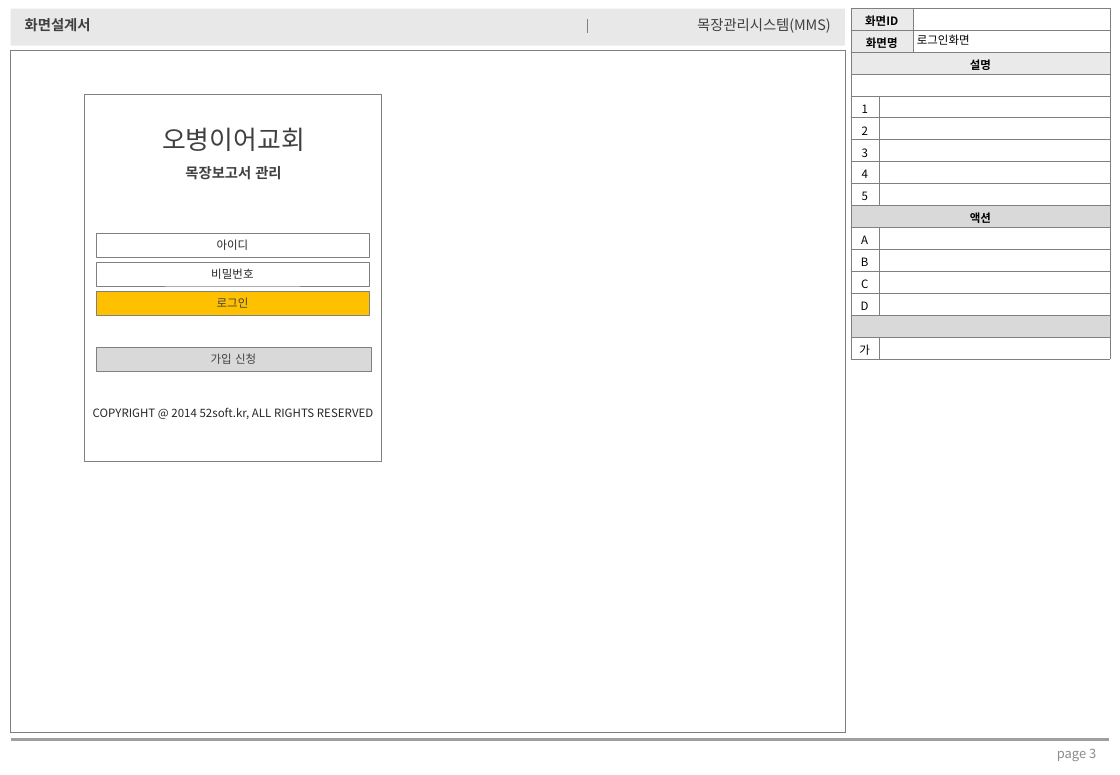
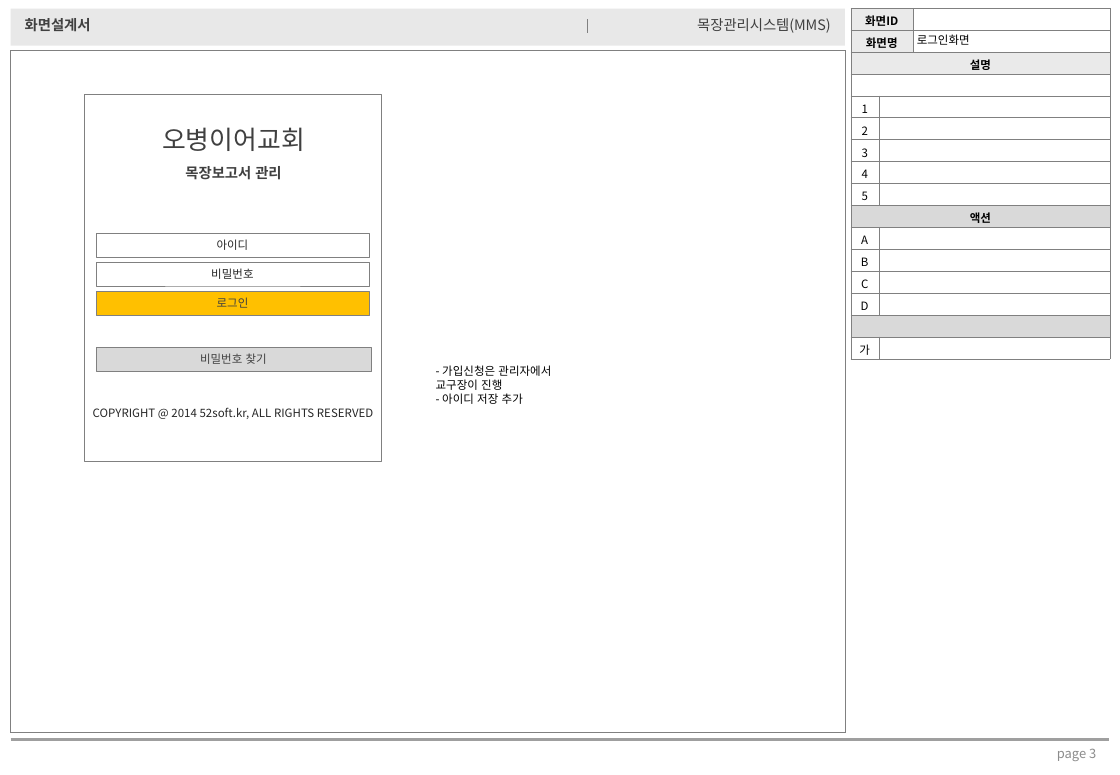
Before and after one commit to gusfot/oe-mokjang, a slide deck: slide 3 of doc/화면설계서_목장관리시스템.pptx. Drawn at 1120x775 pixels with LibreOffice and Linux fonts; fonts in the diff are those of the drawing. Boxes give left, top, right and bottom in pixels: in the first picture for what was removed or moved away, otherwise in the second. Text is boxed around its words. In the diff, an @@ line names an element or a change of style, - is before the commit and + after.

```diff
--- a/doc/화면설계서_목장관리시스템.pptx
+++ b/doc/화면설계서_목장관리시스템.pptx
@@ text in rectangle at bbox=[200, 353, 267, 364]: text changed @@
-가입 신청
+비밀번호 찾기
@@ text added at bbox=[436, 365, 551, 404], 8 pt, text #000000 @@
+- 가입신청은 관리자에서
+교구장이 진행
+- 아이디 저장 추가
```
Also in this commit, not shown: 2 other slides changed.
